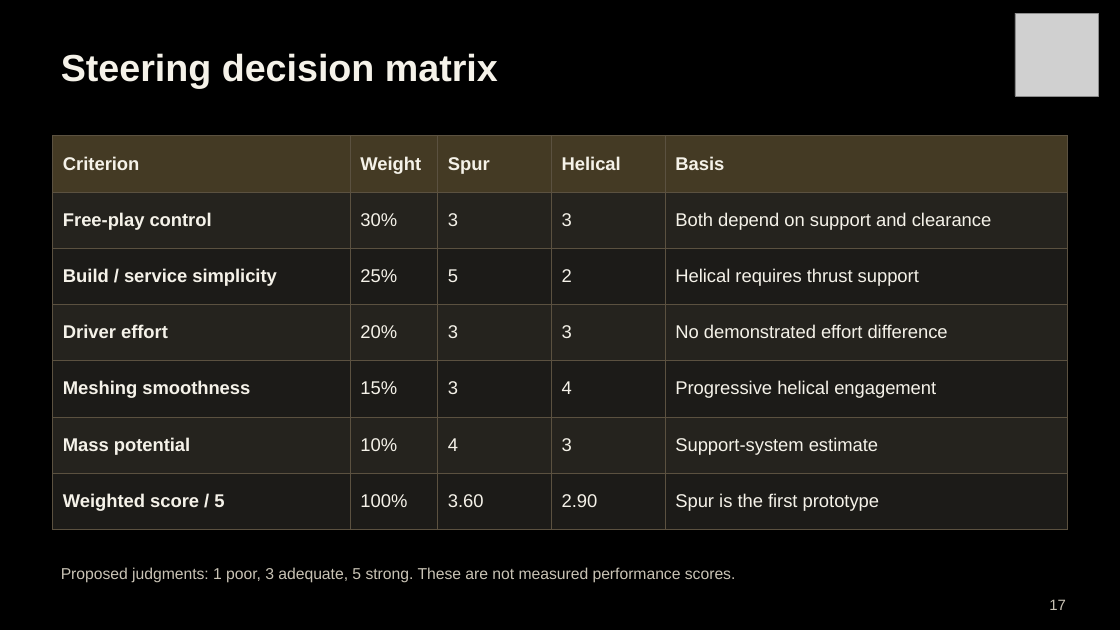
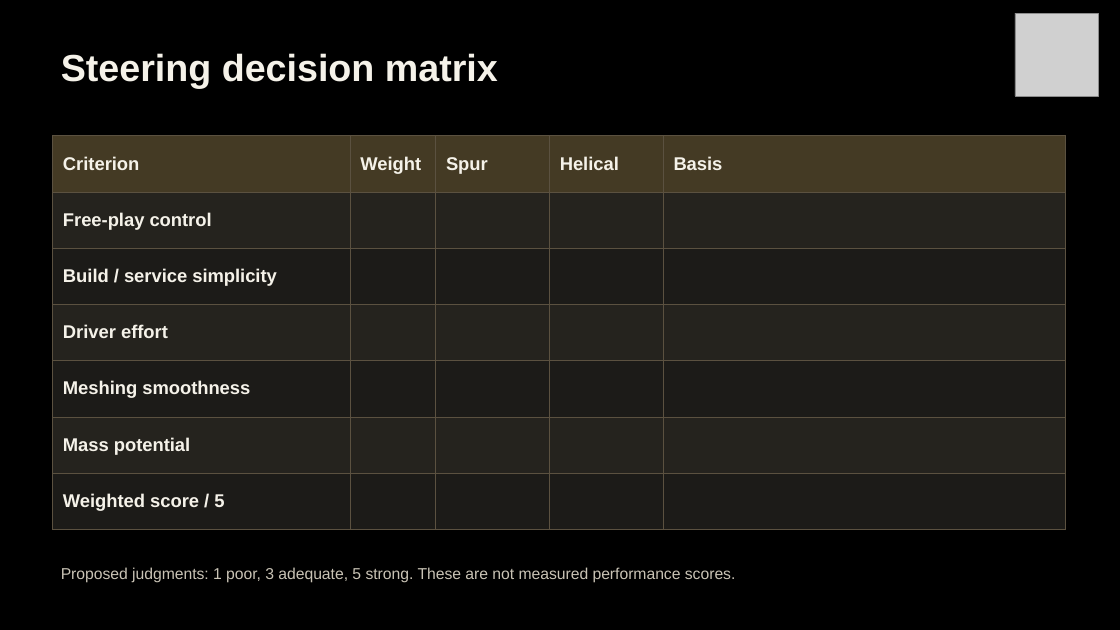
Before and after one commit to Polowater123/Aggie-Baja-Controls-The-A.B.C.-, a slide deck: slide 13 of PDR Draft.pptx (slide 17 before the commit). Drawn at 1120x630 pixels with LibreOffice and Linux fonts; fonts in the diff are those of the drawing; grey boxes stand for pictures. Boxes give left, top, right and bottom in pixels: in the first picture for what was removed or moved away, otherwise in the second. Text is boxed around its words. In the diff, an @@ line names an element or a change of style, - is before the commit and + after.

```diff
--- a/PDR Draft.pptx
+++ b/PDR Draft.pptx
@@ table at (52,135,1065,529) @@
-row 2: Free-play control | 30% | 3 | 3 | Both depend on support and clearance
+row 2: Free-play control |  |  |  | 
-row 3: Build / service simplicity | 25% | 5 | 2 | Helical requires thrust support
+row 3: Build / service simplicity |  |  |  | 
-row 4: Driver effort | 20% | 3 | 3 | No demonstrated effort difference
+row 4: Driver effort |  |  |  | 
-row 5: Meshing smoothness | 15% | 3 | 4 | Progressive helical engagement
+row 5: Meshing smoothness |  |  |  | 
-row 6: Mass potential | 10% | 4 | 3 | Support-system estimate
+row 6: Mass potential |  |  |  | 
-row 7: Weighted score / 5 | 100% | 3.60 | 2.90 | Spur is the first prototype
+row 7: Weighted score / 5 |  |  |  | 
@@ text removed at (1049,599,1066,610) @@
-17
```
Also in this commit, not shown: 37 other slides changed, 2 slides added, 15 slides removed, 1 other file.
